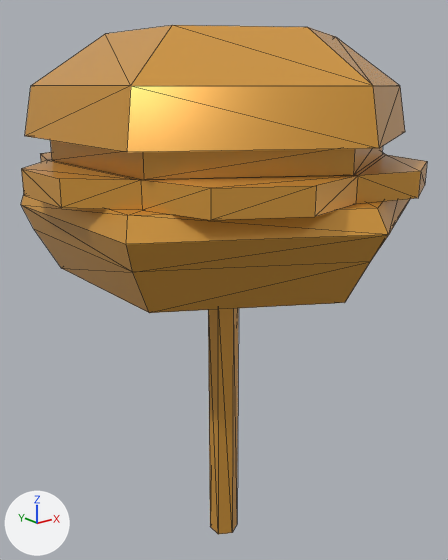
One commit to the glTF model public/models/burger-statue.glb: the scene before it, then after it.
Rendered twice from a 50 mm lens placed at (-5.18, -6.49, 6.7), pointed at (0.06, 0.07, 4.08). The lights are fixed; the arrows at lower left show +X, +Y and +Z. Mesh edges are drawn as thin lines. Where no turn or scale is listed for an object, it has been applied to the vertices.

Objects in the first picture: 'burger-statue'.
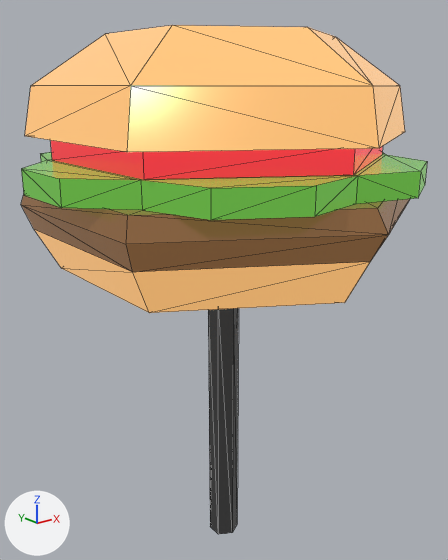
What differs and where, as boxes [x1, y1, x2, y2] in the pictures (448 x 560 px):
'burger-statue', recoloured (orange to beige)
    both: [21, 25, 427, 534]

What changed in the scene script:
```text
Add img_base:
    img_base = load_image('base', '_unpacked/base', 1024, 1024, 'sRGB')
Add mat_lowpoly_colors_001:
    mat_lowpoly_colors_001 = bpy.data.materials.new('LOWPOLY-COLORS.001')
    # uses the picture img_base
Change me_burger_statue:
    where me_burger_statue.from_pydata(...)  # 102 vertices, 180 faces; spans x -2.54..2.54, y -2.7..2.6, z 0.0..7.3
    remove me_burger_statue.materials.append(mat_lowpoly_colors)
    add me_burger_statue.materials.append(mat_lowpoly_colors_001)
```
